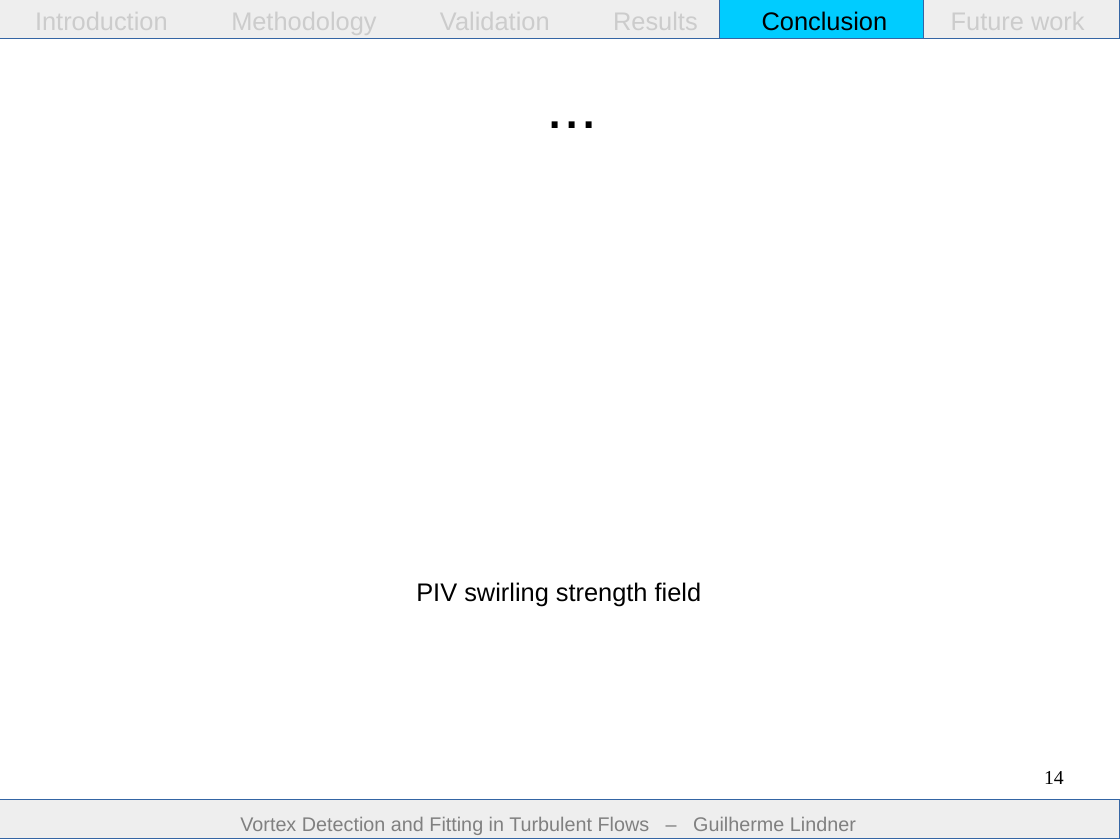
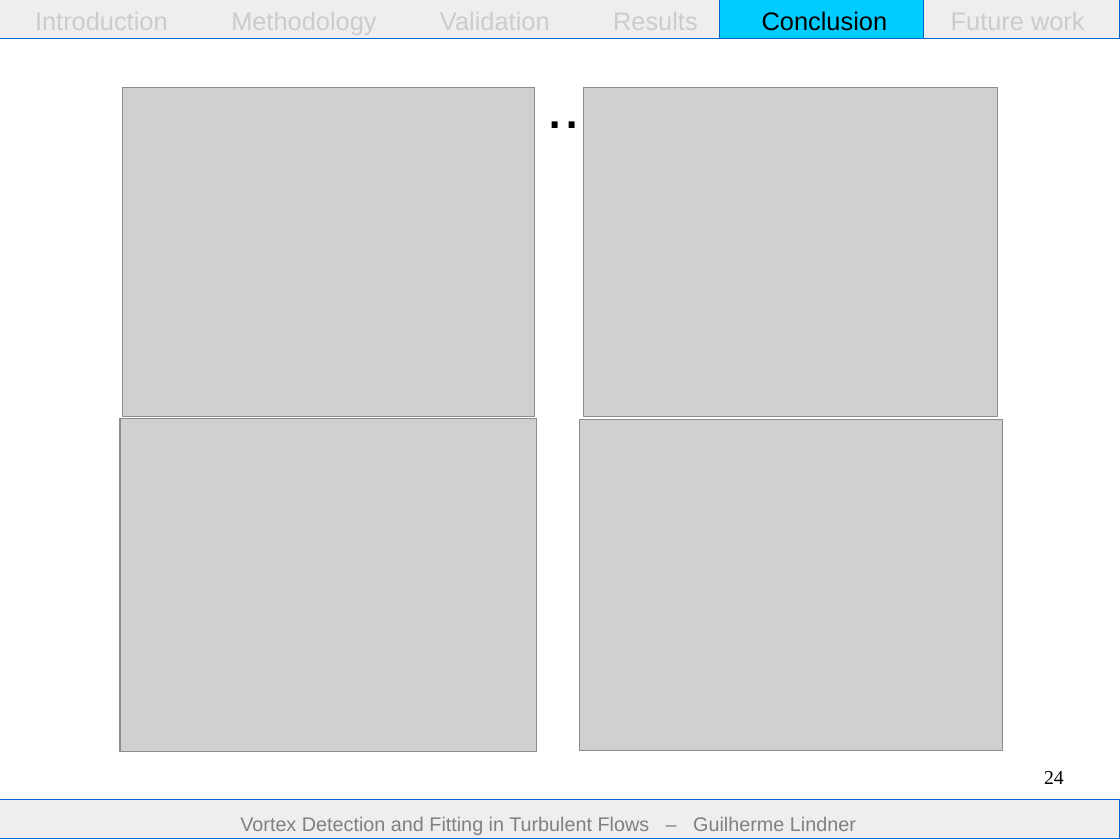
Before and after one commit to guilindner/VortexFitting, a slide deck: slide 24 of docs/report/presentation/presentation.odp (slide 14 before the commit). Drawn at 1120x840 pixels with LibreOffice and Linux fonts; fonts in the diff are those of the drawing; grey boxes stand for pictures. Boxes give left, top, right and bottom in pixels: in the first picture for what was removed or moved away, otherwise in the second. Text is boxed around its words. In the diff, an @@ line names an element or a change of style, - is before the commit and + after.

```diff
--- a/docs/report/presentation/presentation.odp
+++ b/docs/report/presentation/presentation.odp
@@ picture added at (x1=123, y1=87, x2=535, y2=417) @@
@@ picture added at (x1=584, y1=87, x2=999, y2=417) @@
@@ picture added at (x1=120, y1=419, x2=537, y2=752) @@
@@ picture added at (x1=579, y1=420, x2=1003, y2=751) @@
@@ text removed at (x1=416, y1=582, x2=702, y2=607) @@
-PIV swirling strength field
@@ page number at (x1=1044, y1=771, x2=1064, y2=784): text changed @@
-14
+24
@@ outline #3465A4 0 pt to #0066CC 0 pt in 3 elements at (x1=0, y1=0, x2=1120, y2=39), (x1=721, y1=0, x2=924, y2=39), (x1=0, y1=800, x2=1120, y2=838) @@
```
Also in this commit, not shown: 13 other slides changed, 11 slides added, 2 other files.
